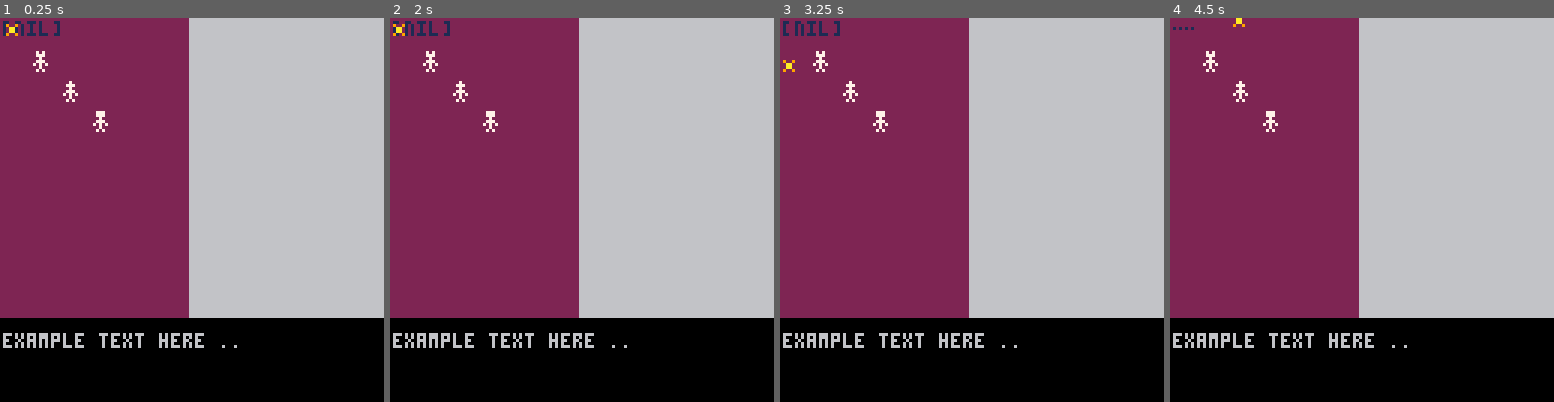
Above: before the commit, frames 1-4 (left to right).
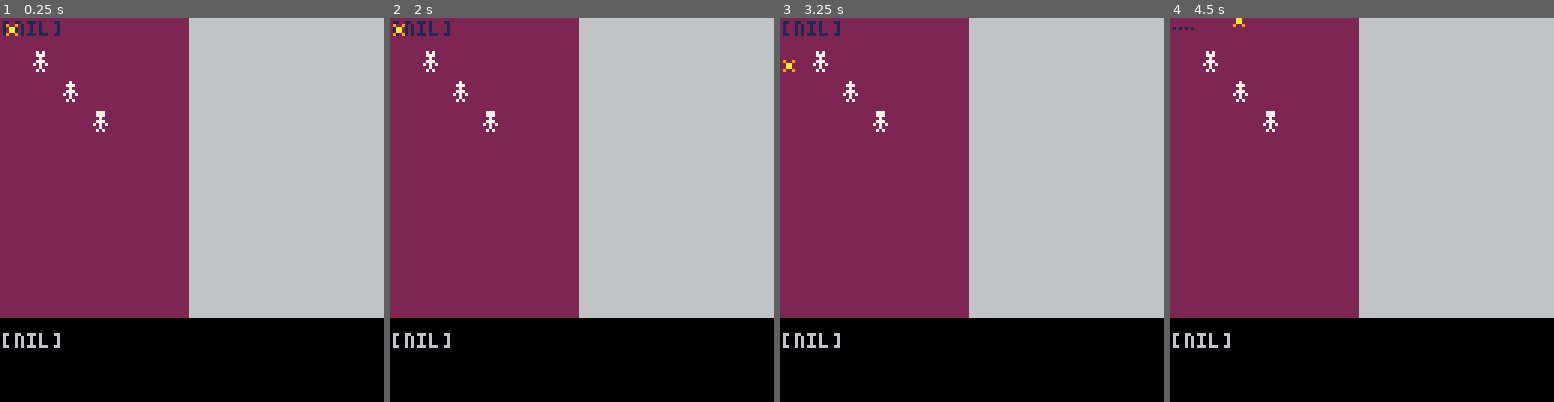
Above: after the commit, the same moments.

Repository: marcianoviereck/picogames
Game: PICO-8 cartridge friendship.p8
Two runs of this game, one before a commit and one after it. Both use one fixed random seed, a clock stepped at 60 frames per second and the inputs below.
Inputs:
- Up to frame 1 (0.25 s): no input
- Up to frame 2 (2 s): tap O (Z key) at 0.33, 0.7, 1.43 s; hold Left from 1.97 s (still down)
- Up to frame 3 (3.25 s): tap O (Z key) at 2.22, 3.1 s; release Left at 2.37 s; hold Down 2.42-2.82 s; hold Right from 2.87 s (still down)
- Up to frame 4 (4.5 s): release Right at 3.53 s; hold Up 3.58-4.08 s; tap O (Z key) at 3.98 s; hold Right from 4.13 s (still down)

The runs differ from the first frame. In frame 1, 0.8% of the frame differs, in the area x 1-62%, y 82-86%; in frame 2, 0.8%; in frame 3, 0.8%; in frame 4, 0.8%.

Commit message:
minor improvements

Diff:
--- a/friendship.p8
+++ b/friendship.p8
@@ -6,20 +6,20 @@
 			{
 				index=1,
 				sprite=2,x=10,y=10,
-				likes={"cake;school;family"},
-				text={"hey, how are you?;test"}
+				likes="cake;school;family",
+				text="hey, how are you?;test"
 			},
 			{
 				index=2,
 				sprite=3,x=20,y=20,
-				likes={"testing;gaming;family"},
-				text={"hey, sup?;test"}
+				likes="testing;gaming;family",
+				text="hey, sup?;test"
 			},
 			{
 				index=3,
 				sprite=4,x=30,y=30,
-				likes={"testing;gaming;family"},
-				text={"hey, sup bro?;test"}
+				likes="testing;gaming;family",
+				text="hey, sup bro?;test"
 			},
 	}
 	frame = 0.01
@@ -63,6 +63,8 @@
 
 	if btn(4) and current_villager then
 		debug_text="♥"
+		local split_text = split(current_villager.text, ";")
+		current_text = split_text[1]
 	end
 
 	frame += 0.05
@@ -75,7 +77,7 @@
 
  	rectfill(63, 0, 128, 128, 6)
  	rectfill(0, 100, 128, 128, 16)
- 	print("example text here ..", 1, 105, 6)
+ 	print(current_text, 1, 105, 6)
 
  	for i=1,#villagers do
  		local my = cos(frame) * i * 0.1
